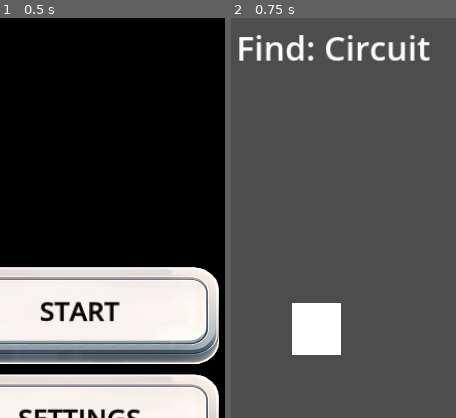
Above: before the commit, frames 1-2 (left to right).
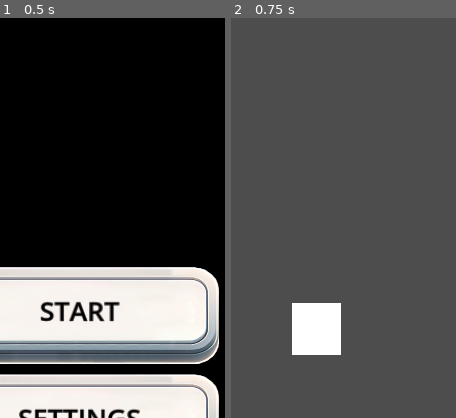
Above: after the commit, the same moments.

Repository: brutalsam96/mergecraft
Game: Godot game, scene res://scenes/main_menu_entry_simple.tscn
Two runs of this game, one before a commit and one after it. Both use one fixed random seed, a clock stepped at 60 frames per second and the inputs below. Video files are missing from this copy of the repository; at most half a second of black plays in their place.
Inputs:
- Up to frame 1 (0.5 s): no input
- Up to frame 2 (0.75 s): click "START" at 0.5 s
The pictures show only the part of the screen within x 32-82%, y 0-50%; the shares and areas given below are measured in that part.

Frame 1 is identical in both runs. In frame 2, 2.2% of the frame differs, in the area x 3-89%, y 4-11%.

Commit message:
develop animations

Diff:
--- a/Scripts/main4.gd
+++ b/Scripts/main4.gd
@@ -7,7 +7,15 @@
 @onready var result_label: Label = $Label4
 
 # ------------------------------------------------------------------
-# Game data
+# Constants for Animation
+# ------------------------------------------------------------------
+const MERGE_POSITION: Vector2 = Vector2(300, 200)  # Adjust to your desired central position
+const MOVE_DURATION: float = 0.2
+const FADE_DURATION: float = 0.2
+const RESULT_DISPLAY_DURATION: float = 1.0
+
+# ------------------------------------------------------------------
+# Game Data
 # ------------------------------------------------------------------
 var combinations: Array = []                  # All loaded combos
 var current_combination: Dictionary = {}      # The current correct combo
@@ -15,14 +23,14 @@
 var drop_spots: Array = []                    # Areas to snap onto
 
 # ------------------------------------------------------------------
-# Drag tracking
+# Drag Tracking
 # ------------------------------------------------------------------
 var is_dragging: bool = false
 var current_dragged_button: Button = null
-var original_position_map: Dictionary = {}  # Maps button -> original_position
-
-# ------------------------------------------------------------------
-# Snap tracking: we only need two items
+var original_position_map: Dictionary = {}    # Maps button -> original_position
+
+# ------------------------------------------------------------------
+# Snap Tracking: we only need two items
 # ------------------------------------------------------------------
 var element_1: Button = null
 var original_pos_element_1: Vector2 = Vector2.ZERO
@@ -42,9 +50,11 @@
         if child is Button:
             original_position_map[child] = child.global_position
 
-    # (4) Start the first round
+    # (4) Style the result label
+    style_result_label()
+
+    # (5) Start the first round
     start_new_round()
-
 
 # ------------------------------------------------------------------
 # Utility
@@ -72,25 +82,20 @@
     # Also reset all buttons (positions, text, meta, etc.)
     reset_and_assign_buttons()
 
-
-# Assign 2 correct + 8 random wrong
 func reset_and_assign_buttons() -> void:
     # Gather references
     var buttons = button_container.get_children()
 
     # Return each button to its original position & clear any tween leftovers
-    # (In case a tween was half-finished or a button was left snapped)
     for btn in buttons:
         if btn is Button:
             if original_position_map.has(btn):
                 btn.global_position = original_position_map[btn]
-            # Also reset scale, rotation, or anything else if needed
+            # Reset scale, rotation, etc.
             btn.set_scale(Vector2.ONE)
-            # If you want to kill any leftover tweens on the button:
-            for tween in btn.get_tree().get_nodes_in_group("tween"):
-                # This might be overkill, but ensures no leftover animations
-                if tween.is_a_parent_of(btn):
-                    tween.kill()
+            btn.modulate.a = 1
+            btn.visible = true
+            # Optionally reset any other properties if modified during animations
 
     # Determine 2 correct
     var correct_elements = current_combination.get("elements", []).duplicate()
@@ -128,13 +133,16 @@
             if btn:
                 is_dragging = true
                 current_dragged_button = btn
+                # Add visual feedback
+                current_dragged_button.scale = Vector2(1.1, 1.1)
         else:
             # Mouse released
             if is_dragging and current_dragged_button:
                 is_dragging = false
                 handle_snap(current_dragged_button)
+                # Reset visual feedback
+                current_dragged_button.scale = Vector2(1, 1)
                 current_dragged_button = null
-
     elif event is InputEventMouseMotion and is_dragging and current_dragged_button:
         # Drag the button
         var b = current_dragged_button
@@ -142,9 +150,8 @@
 
         # Optionally clamp inside viewport
         var vp_size = get_viewport_rect().size
-        b.position.x = clamp(b.position.x, 0, vp_size.x)
-        b.position.y = clamp(b.position.y, 0, vp_size.y)
-
+        b.position.x = clamp(b.position.x, 0, vp_size.x - b.size.x)
+        b.position.y = clamp(b.position.y, 0, vp_size.y - b.size.y)
 
 func get_button_under_mouse() -> Button:
     var mp = get_global_mouse_position()
@@ -181,7 +188,6 @@
             element_1 = null
             original_pos_element_1 = Vector2.ZERO
 
-
 # Snap button to drop_spot
 func snap_button_to_spot(btn: Button, ds: Node) -> void:
     var collision_shape = ds.get_node("CollisionShape2D")
@@ -192,40 +198,101 @@
         elif collision_shape.shape is CircleShape2D:
             ds_size = Vector2(collision_shape.shape.radius * 2, collision_shape.shape.radius * 2)
     var target_pos = ds.global_position + ds_size / 2 - btn.size / 2
-    target_pos.y -= 60  # Add 50 pixel offset to y position
-    target_pos.x -= 50  # Add 40 pixel offset to x position
-
-    # Animate to drop spot
+    target_pos.y -= 60  # Adjust offset as needed
+    target_pos.x -= 50  # Adjust offset as needed
+
+    # Animate to drop spot using code-based Tween
     var tween = create_tween()
-    tween.tween_property(btn, "global_position", target_pos, 0.2)
+    tween.tween_property(btn, "global_position", target_pos, 0.2).set_trans(Tween.TRANS_SINE).set_ease(Tween.EASE_IN_OUT)
     await tween.finished
 
     # If we didn't have an element_1 yet, store this as element_1
     if element_1 == null:
         element_1 = btn
         original_pos_element_1 = original_position_map[btn]
-
     else:
         # We have a second element
         var element_2 = btn
         var original_pos_element_2 = original_position_map[element_2]
 
-        # 1) Check correctness
-        var _is_correct = check_combination_correctness(element_1, element_2)
-
-        # 2) Animate both back
-        await animate_back(element_1, original_pos_element_1)
-        await animate_back(element_2, original_pos_element_2)
-
-        # 3) Clear out for next usage
-        element_1 = null
-
-        # 4) Show result label for a bit
-        await get_tree().create_timer(0.3).timeout
-
-        # 5) Start new round
-        start_new_round()
-
+        # Start the merge animation
+        merge_elements(element_1, element_2, original_pos_element_1, original_pos_element_2)
+
+# ------------------------------------------------------------------
+# Merge Animation Logic
+# ------------------------------------------------------------------
+
+func merge_elements(elem1: Button, elem2: Button, _orig_pos1: Vector2, _orig_pos2: Vector2) -> void:
+    # Disable further input during animation
+    set_process_input(false)
+
+    # Create a Tween instance
+    var tween = create_tween()
+
+    # Animate both buttons moving to the MERGE_POSITION
+    tween.parallel()
+    tween.tween_property(elem1, "global_position", MERGE_POSITION, MOVE_DURATION).set_trans(Tween.TRANS_SINE).set_ease(Tween.EASE_IN_OUT)
+    var opposite_position = MERGE_POSITION + Vector2(elem1.size.x + 50, 0)  # 50 pixels extra spacing
+    tween.tween_property(elem2, "global_position", opposite_position, MOVE_DURATION).set_trans(Tween.TRANS_SINE).set_ease(Tween.EASE_IN_OUT)
+
+    # After movement, fade out both buttons
+    tween.parallel()
+    tween.tween_property(elem1, "modulate:a", 0, FADE_DURATION).set_delay(MOVE_DURATION)
+    tween.tween_property(elem2, "modulate:a", 0, FADE_DURATION).set_delay(MOVE_DURATION)
+
+    # After fading out, display the result label
+    await tween.finished
+
+    display_result_label(elem1, elem2)
+
+func display_result_label(elem1: Button, elem2: Button) -> void:
+    # Check combination correctness
+    var is_correct = check_combination_correctness(elem1, elem2)
+
+    # Update the result label
+    if is_correct:
+        result_label.text = "Correct!"
+        result_label.label_settings.font_color = Color.GREEN
+    else:
+        var correct_elements = current_combination.get("elements", [])
+        result_label.text = "Incorrect! Correct: " + str(correct_elements)
+        result_label.label_settings.font_color = Color.RED
+
+    # Hide the merged buttons
+    elem1.visible = false
+    elem2.visible = false
+
+    # Animate the result label fade-in
+    var result_tween = create_tween()
+    result_label.modulate.a = 0
+    result_label.visible = true
+    result_tween.tween_property(result_label, "modulate:a", 1, FADE_DURATION).set_trans(Tween.TRANS_LINEAR).set_ease(Tween.EASE_IN)
+
+    # Wait for the result display duration
+    await result_tween.finished
+    await get_tree().create_timer(RESULT_DISPLAY_DURATION).timeout
+
+    # Animate the result label fade-out
+    var hide_tween = create_tween()
+    hide_tween.tween_property(result_label, "modulate:a", 0, FADE_DURATION).set_trans(Tween.TRANS_LINEAR).set_ease(Tween.EASE_OUT)
+    await hide_tween.finished
+
+    # Hide the result label
+    result_label.visible = false
+
+    # Reset buttons' visibility and positions
+    elem1.visible = true
+    elem2.visible = true
+    elem1.modulate.a = 1
+    elem2.modulate.a = 1
+    elem1.global_position = original_position_map[elem1]
+    elem2.global_position = original_position_map[elem2]
+
+    # Start a new round
+    start_new_round()
+
+    # Re-enable input
+    set_process_input(true)
 
 func check_combination_correctness(elem1: Button, elem2: Button) -> bool:
     var combined = [elem1.get_meta("element"), elem2.get_meta("element")]
@@ -234,25 +301,38 @@
     var correct_combo = current_combination.get("elements", []).duplicate()
     correct_combo.sort()
 
-    if combined == correct_combo:
-        if result_label:
-            result_label.text = "Correct!"
-        return true
-    else:
-        if result_label:
-            result_label.text = "Incorrect! The correct was: %s" % str(current_combination["elements"])
-        return false
-
+    return combined == correct_combo
 
 # ------------------------------------------------------------------
 # Animation Helper
 # ------------------------------------------------------------------
+
 func animate_back(button: Button, target_pos: Vector2) -> void:
     var tween = create_tween()
-    tween.tween_property(button, "global_position", target_pos, 0.2)
+    tween.tween_property(button, "global_position", target_pos, 0.2).set_trans(Tween.TRANS_SINE).set_ease(Tween.EASE_IN_OUT)
     await tween.finished
 
+# ------------------------------------------------------------------
+# Result Label Styling
+# ------------------------------------------------------------------
+
+func style_result_label() -> void:
+    # Style the result label to match Material Design
+    var label_settings = LabelSettings.new()
+    label_settings.font_color = Color.WHITE
+    label_settings.font = load("res://fonts/Roboto-Bold.ttf")  # Ensure the font exists
+    result_label.label_settings = label_settings
+    result_label.horizontal_alignment = HORIZONTAL_ALIGNMENT_CENTER
+    result_label.vertical_alignment = VERTICAL_ALIGNMENT_CENTER
+    result_label.custom_minimum_size = Vector2(300, 50)
+    result_label.global_position = MERGE_POSITION  # Position it at the merge point
+    result_label.visible = false
+    result_label.modulate.a = 0  # Start invisible
+
+# ------------------------------------------------------------------
+# Process Function
+# ------------------------------------------------------------------
 
 func _process(_delta):
-    # Optional drawing or debug
-    queue_redraw()
+    # Optional: Any per-frame updates or debug drawing
+    pass
